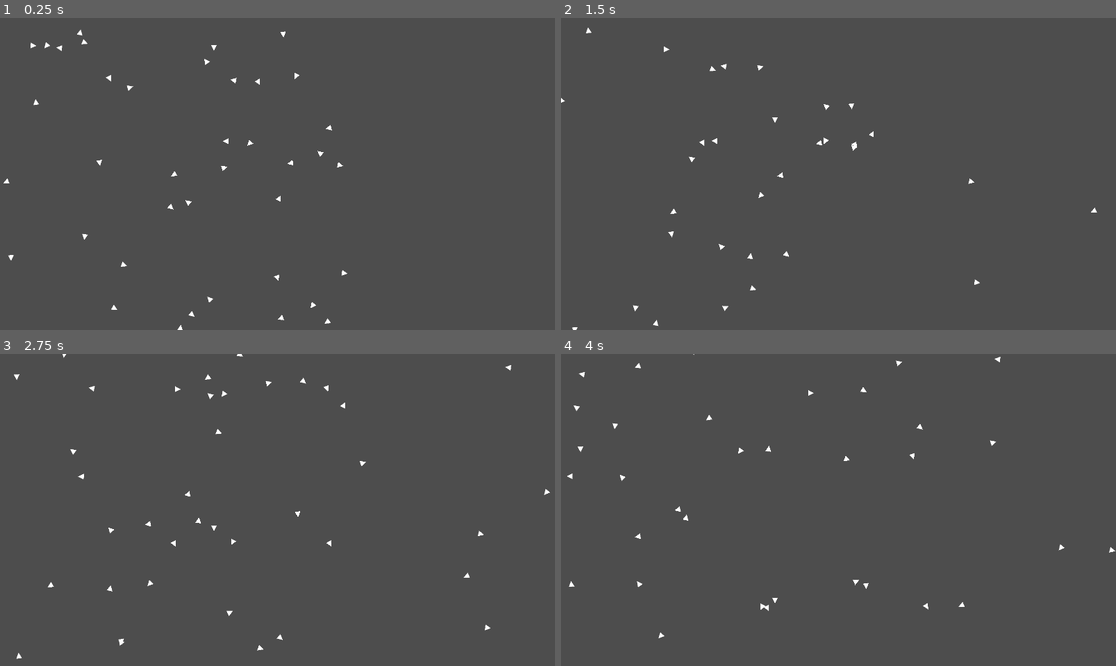
Above: before the commit, frames 1-4 (two rows, left to right).
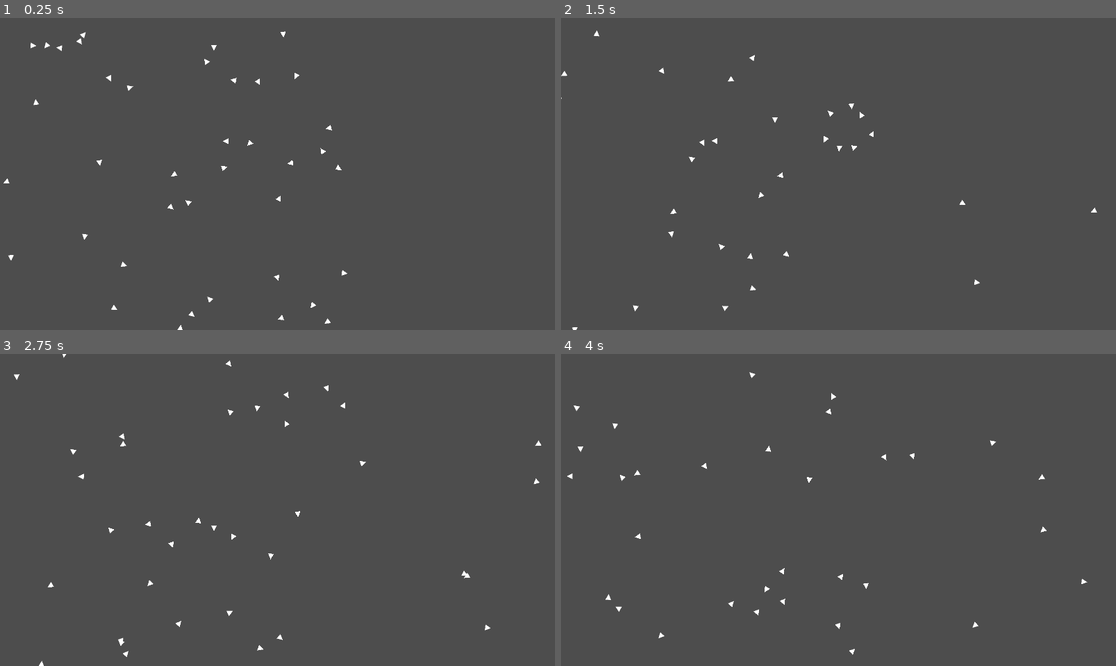
Above: after the commit, the same moments.

Repository: Sub1111/boids
Game: Godot game, scene res://2d/main_2d.tscn
The game is run twice, just before and just after one commit, with the same random seed, the same clock (stepped at 60 frames per second) and the same inputs.
Inputs:
- Up to frame 1 (0.25 s): no input
- Up to frame 2 (1.5 s): no input
- Up to frame 3 (2.75 s): no input
- Up to frame 4 (4 s): no input

The runs differ from the first frame. In frame 1, less than 0.1% of the frame differs, in the area x 13-62%, y 3-49%; in frame 2, 0.2%; in frame 3, 0.4%; in frame 4, 0.5%, in the area x 1-100%, y 0-97%.

Commit message:
Adding avoidance

Diff:
--- a/2d/fish_2d.gd
+++ b/2d/fish_2d.gd
@@ -1,10 +1,15 @@
 extends Node2D
 
 var detector: Area2D
-var max_speed := 10.0
-var min_speed := 0.0
+var flock_mates: Array[Node2D]
+
+const max_speed := 10.0
+const min_speed := 0.0
+const max_steer_force := max_speed
+const avoidance_radius := 1.
 
 var velocity: Vector2
+var acceleration: Vector2
 
 # Called when the node enters the scene tree for the first time.
 func _ready() -> void:
@@ -14,7 +19,37 @@
 
 # Called every frame. 'delta' is the elapsed time since the previous frame.
 func _process(delta: float) -> void:
+	acceleration = Vector2.ZERO
+	flock_mates = []
+	for fish_area in detector.get_overlapping_areas():
+		flock_mates.append(fish_area.get_parent())
+
+	acceleration += calculate_avoidance_force()
+
+	velocity += acceleration
+	var speed: float = velocity.length()
+	var dir: Vector2 = velocity / speed
+	speed = clamp(speed, min_speed, max_speed)
+	velocity = dir * speed
+
+	rotation = atan2(velocity.y, velocity.x)
 	move(velocity, delta)
+
+
 
 func move(velocity: Vector2, delta: float):
 	position += velocity * delta * scale
+
+func calculate_avoidance_force():
+	var avg_dir: Vector2 = Vector2(0., 0.)
+	var dir: Vector2
+
+	for fish in flock_mates:
+		dir = (position - fish.position)
+		if dir.length() <= avoidance_radius * scale.x:
+			avg_dir += (dir.normalized()) * (1 / (dir.length() + 1.))
+
+	avg_dir *= max_steer_force
+	avg_dir = avg_dir.normalized() * clamp(avg_dir.length(), 0., max_steer_force)
+
+	return avg_dir
